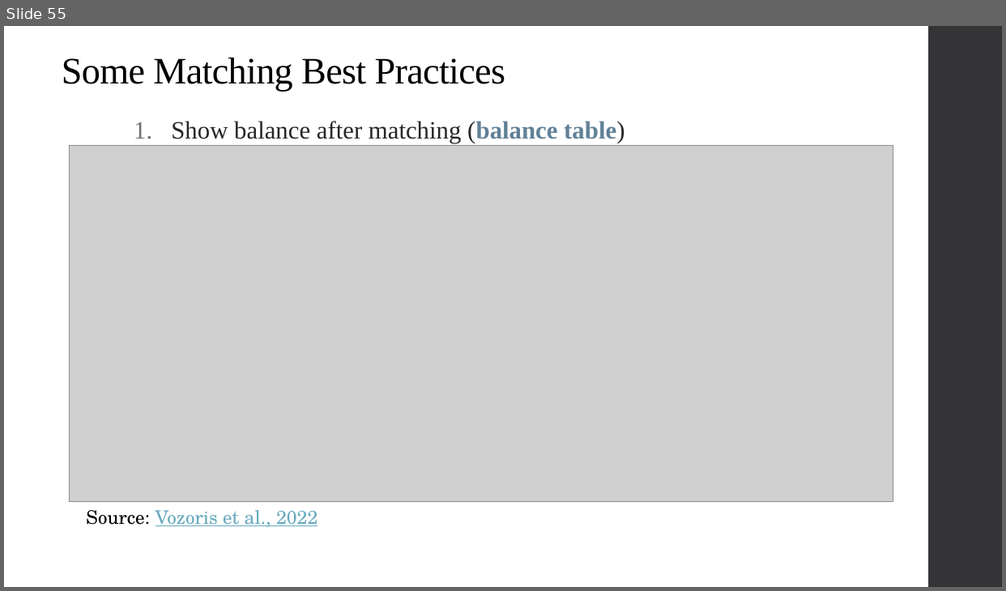
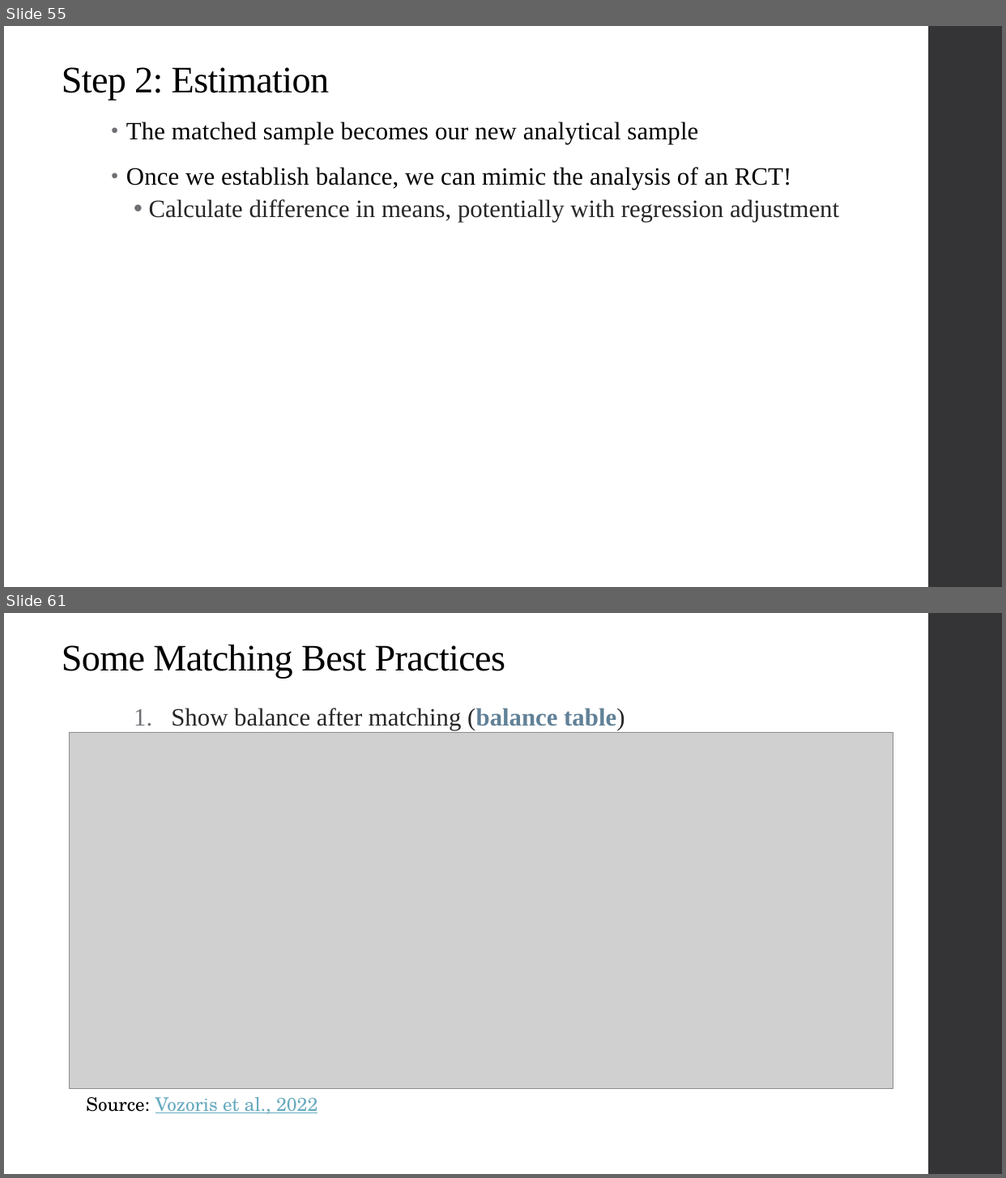
Before and after one commit to qiufei/fork-HAD5744, a slide deck: Lecture06_Matching/Lecture06_Matching_2022F.pptx. Shown one above the other, each under a label of ours: slide 55 before the commit, slides 55 and 61 after it; the slides between them are not shown. The pictures are 1006x591 and 1006x1178 pixels, drawn with LibreOffice and Linux fonts; fonts in the diff are those of the drawing; grey boxes stand for pictures. Boxes give left, top, right and bottom in pixels: in the first picture for what was removed or moved away, otherwise in the second. Text is boxed around its words. In the diff, an @@ line names an element or a change of style, - is before the commit and + after.

```diff
--- a/Lecture06_Matching/Lecture06_Matching_2022F.pptx
+++ b/Lecture06_Matching/Lecture06_Matching_2022F.pptx
@@ slide 55 added at (x1=4, y1=26, x2=1002, y2=587), background #FFFFFF; not listed: 1 template element that a slide beside it also shows @@
@@ title added at (x1=62, y1=67, x2=329, y2=100), 36 pt, text #000000 @@
+Step 2: Estimation
@@ text added at (x1=126, y1=122, x2=839, y2=222), 24 pt, text #000000 @@
+• The matched sample becomes our new analytical sample
+• Once we establish balance, we can mimic the analysis of an RCT!
+  • Calculate difference in means, potentially with regression adjustment
@@ what was slide 55 is now slide 61 @@
```
Also in this commit, not shown: 15 slides changed, 13 other slides added, 2 slides removed, 16 other files.
